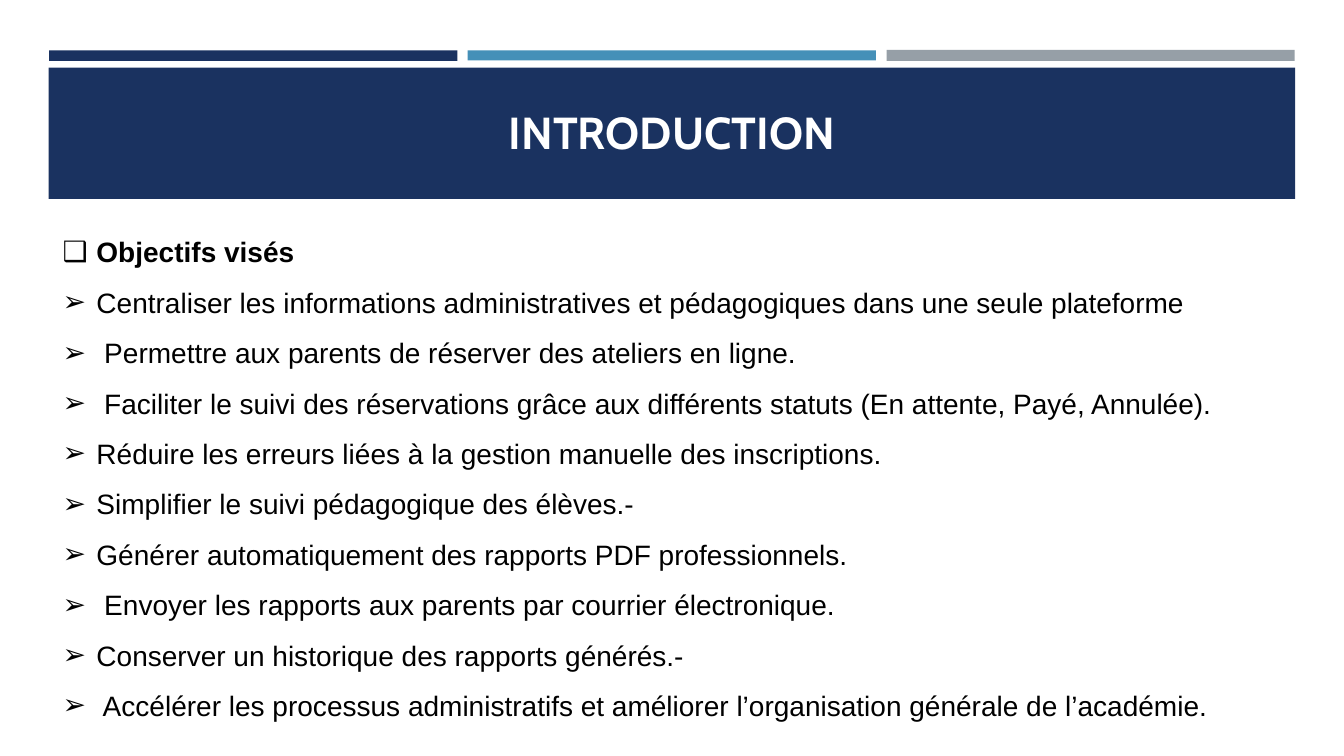
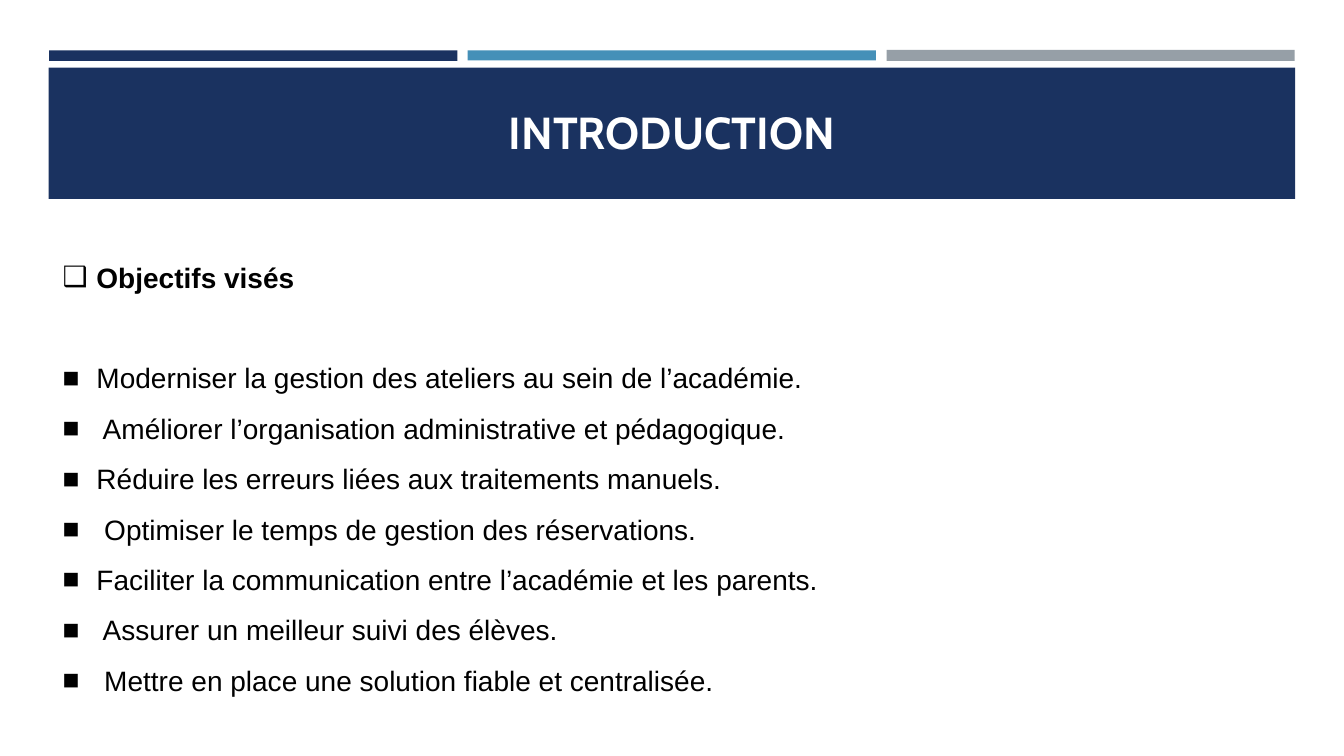
Before and after one commit to saratai2021-creator/summerCamp, a slide deck: slide 5 of la présentation du projet de synthèse.pptx. Drawn at 1344x756 pixels with LibreOffice and Linux fonts; fonts in the diff are those of the drawing. Boxes give left, top, right and bottom in pixels: in the first picture for what was removed or moved away, otherwise in the second. Text is boxed around its words. In the diff, an @@ line names an element or a change of style, - is before the commit and + after.

```diff
--- a/la présentation du projet de synthèse.pptx
+++ b/la présentation du projet de synthèse.pptx
@@ text "Objectifs visés": place and size @@
-text "Objectifs visés" at (96, 241, 1211, 721)
+text "Objectifs visés" at (96, 267, 817, 696)
@@ text at (96, 367, 817, 696): text changed @@
-➢ Centraliser les informations administratives et pédagogiques dans une seule plateforme
-➢ Permettre aux parents de réserver des ateliers en ligne.
-➢ Faciliter le suivi des réservations grâce aux différents statuts (En attente, Payé, Annulée).
-➢ Réduire les erreurs liées à la gestion manuelle des inscriptions.
-➢ Simplifier le suivi pédagogique des élèves.-
-➢ Générer automatiquement des rapports PDF professionnels.
-➢ Envoyer les rapports aux parents par courrier électronique.
-➢ Conserver un historique des rapports générés.-
-➢ Accélérer les processus administratifs et améliorer l’organisation générale de l’académie.
+■ Moderniser la gestion des ateliers au sein de l’académie.
+■ Améliorer l’organisation administrative et pédagogique.
+■ Réduire les erreurs liées aux traitements manuels.
+■ Optimiser le temps de gestion des réservations.
+■ Faciliter la communication entre l’académie et les parents.
+■ Assurer un meilleur suivi des élèves.
+■ Mettre en place une solution fiable et centralisée.
```
Also in this commit, not shown: 8 other slides changed, 4 other files.
